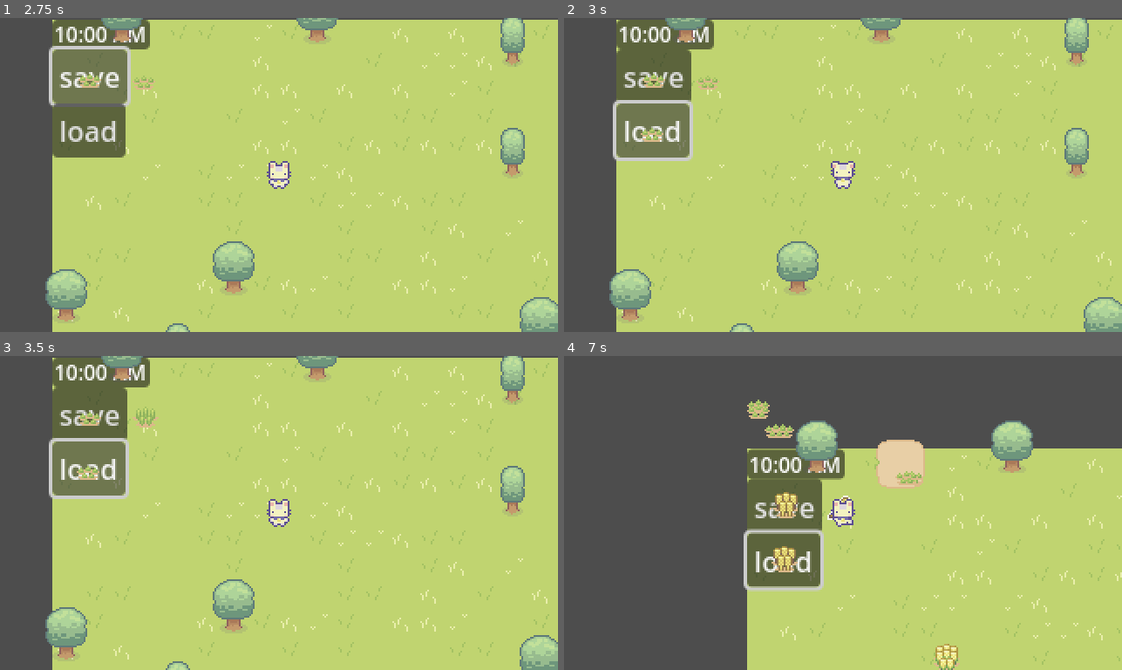
Above: before the commit, frames 1-4 (two rows, left to right).
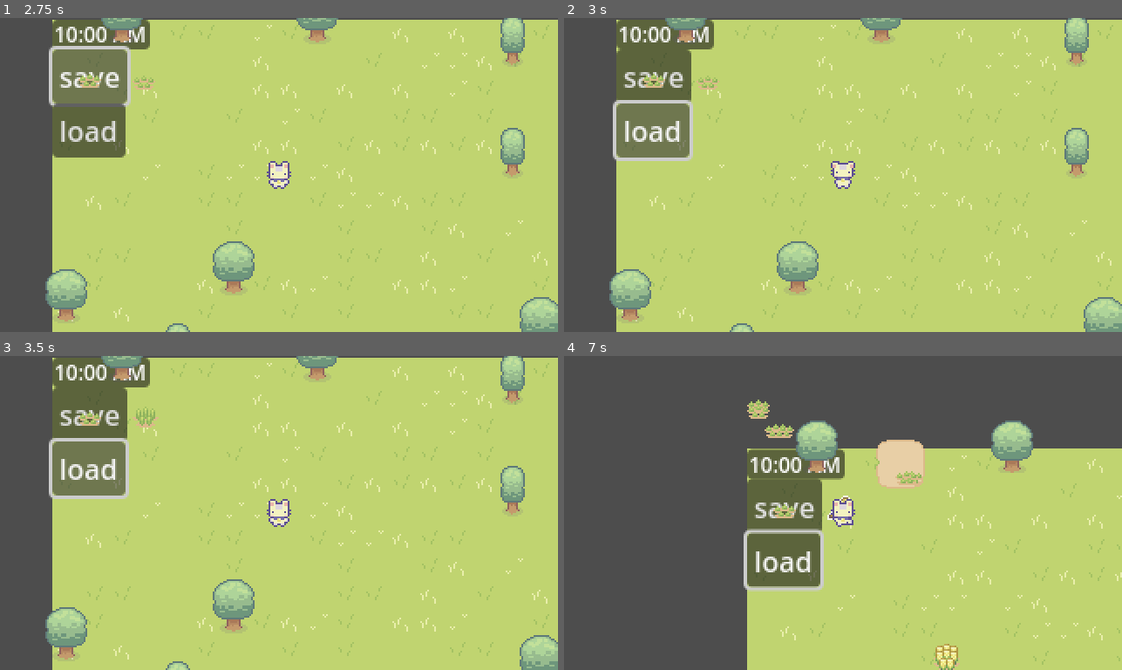
Above: after the commit, the same moments.

Repository: egd3025/everbloom
Game: Godot game, scene res://start_menu.tscn
Two runs of this game, one before a commit and one after it. Both use one fixed random seed, a clock stepped at 60 frames per second and the inputs below.
Inputs (mouse positions are in pixels of both pictures, inside the frame that each line leads up to):
- Up to frame 1 (2.75 s): click "Start" at 0.5 s; click "Start World" at 1.25 s; click "save" at 2 s
- Up to frame 2 (3 s): click "load" at 2.75 s
- Up to frame 3 (3.5 s): no input
- Up to frame 4 (7 s): move the mouse to (815, 575) at 3.52 s; hold Up (ui_up) 3.53-5.03 s; click (815, 575) at 3.6 s; move the mouse to (1010, 560) at 4.27 s; click (1010, 560) at 4.35 s; move the mouse to (675, 465) at 5.02 s; hold C (collect) 5.03-5.78 s; hold Left (ui_left) 5.03-6.53 s; click (675, 465) at 5.3 s; move the mouse to (870, 513) at 5.77 s; tap D (till) at 5.85 s; click (870, 513) at 6.05 s; move the mouse to (759, 434) at 6.52 s; hold Down (ui_down) from 6.53 s (still down); click (759, 434) at 6.6 s

Frame 1 is identical in both runs. In frame 2, 0.1% of the frame differs, in the area x 13-18%, y 35-40%; in frame 3, 0.1%; in frame 4, 0.6%, in the area x 36-42%, y 43-69%.

Commit message:
added plants
however cannot get plants to start growing if you set the stage in code. Must figure out other way to set stage of plant

Diff:
--- a/EverBloom/Plants/Plant.gd
+++ b/EverBloom/Plants/Plant.gd
@@ -5,6 +5,7 @@
 var player_in_area = false
 # allows for the collectable version of the wheat to spawn in on command
 var wheat = preload("res://Inventory/items/wheat_collectable.tscn")
+
 
 @export var item: InvItem
 var player = null
@@ -58,3 +59,17 @@
 	# ^ takes the wheat collectable and puts it at the marker2d position
 	get_parent().add_child(wheat_instance)
 	player.collect(item)
+
+func set_stage(newStage):
+	stage = newStage
+	match stage:
+		1:
+			plant.frame = 1
+		2:
+			plant.frame = 2
+		3:
+			plant.frame = 3
+		4:
+			plant.frame = 4
+		5:
+			plant.frame = 5
--- a/EverBloom/World/Panel.gd
+++ b/EverBloom/World/Panel.gd
@@ -1,7 +1,8 @@
 extends Panel
 @onready var player = $"../player"
 @onready var floor = $"../Floor"
-
+@onready var world = $".."
+const plant = preload("res://Plants/Plant.tscn")
 var time_index = 0
 var times = ["10:00 AM", "12:00 PM", "02:00 PM", "04:00 PM", "06:00 PM"]
 var time_accumulator = 0
@@ -11,6 +12,7 @@
 var DayCycle_Label: Label
 var save_pathPlayer = "user://variable.save"
 var save_tileMap = "user://map.json"
+var save_Plants = "user://plants.json"
 
 
 func _ready():
@@ -41,12 +43,14 @@
 func _on_save_pressed():
 	savePlayer()
 	saveTileMap()
+	savePlants()
 	print("GAME SAVED")
 
 
 func _on_load_pressed():
 	load_game()
 	load_Map()
+	loadPlants()
 	print("GAME LOADED")
 
 
@@ -67,6 +71,42 @@
 	var file = FileAccess.open(save_pathPlayer, FileAccess.WRITE)
 	file.store_var(player.position.x)
 	file.store_var(player.position.y)
+
+
+func savePlants():
+	var file = FileAccess.open(save_Plants, FileAccess.WRITE)
+	var data = {}
+	data["plants"] = []
+	for plant in get_tree().get_nodes_in_group("Plants"):
+		var stage = plant.stage
+		data["plants"].append({"x": plant.position.x, "y": plant.position.y, "stage": stage})
+
+	file.store_line(JSON.stringify(data))
+
+func loadPlants():
+	for plant in get_tree().get_nodes_in_group("Plants"):
+		plant.queue_free()
+
+
+	var file = FileAccess.open(save_Plants, FileAccess.READ)
+	var data = JSON.parse_string(file.get_line())
+	print(data)
+	for tile_data in data["plants"]:
+		var x = tile_data["x"]
+		var y = tile_data["y"]
+		var stage = tile_data["stage"]
+		print(stage)
+		var plant1 = plant.instantiate()
+		plant1.position.x = x
+		plant1.position.y = y
+		plant1.set_stage(stage)
+		plant1.add_to_group("Plants")
+		world.add_child(plant1)
+
+
+
+
+
 
 func load_game():
 	if FileAccess.file_exists(save_pathPlayer):
@@ -92,3 +132,8 @@
 		var tileSource = tile_data["tileSource"]
 		var layer = tile_data["layer"]
 		floor.set_cell(layer, Vector2i(x,y), tileSource, Vector2i(tileAtlasX,tileAtlasY))
+
+func load_Plants():
+
+	var file = FileAccess.open(save_tileMap, FileAccess.READ)
+	var data = JSON.parse_string(file.get_line())
--- a/EverBloom/World/world.gd
+++ b/EverBloom/World/world.gd
@@ -11,6 +11,7 @@
 		var plant1 = plant.instantiate()
 		plant1.position = get_global_mouse_position()
 		world.add_child(plant1)
+		plant1.add_to_group("Plants")
 
 	if Input.is_action_just_pressed("pause"):
 		get_tree().paused = not get_tree().paused
--- a/EverBloom/World/world.tscn
+++ b/EverBloom/World/world.tscn
@@ -288,12 +288,12 @@
 [node name="Plant" parent="." groups=["Persist"] instance=ExtResource("6_sfo2u")]
 position = Vector2(53, 33)
 
-[node name="Panel" type="Panel" parent="." groups=["Persist"]]
+[node name="Saving_Time" type="Panel" parent="." groups=["Persist"]]
 offset_right = 56.0
 offset_bottom = 17.0
 script = ExtResource("8_mk3i5")
 
-[node name="DayCycle_Label" type="Label" parent="Panel" groups=["Persist"]]
+[node name="DayCycle_Label" type="Label" parent="Saving_Time" groups=["Persist"]]
 layout_mode = 0
 offset_right = 56.0
 offset_bottom = 17.0
@@ -302,19 +302,19 @@
 horizontal_alignment = 1
 vertical_alignment = 1
 
-[node name="save" type="Button" parent="Panel" groups=["Persist"]]
+[node name="save" type="Button" parent="Saving_Time" groups=["Persist"]]
 layout_mode = 0
 offset_top = 17.0
 offset_right = 8.0
 offset_bottom = 25.0
 text = "save"
 
-[node name="load" type="Button" parent="Panel" groups=["Persist"]]
+[node name="load" type="Button" parent="Saving_Time" groups=["Persist"]]
 layout_mode = 0
 offset_top = 48.0
 offset_right = 8.0
 offset_bottom = 56.0
 text = "load"
 
-[connection signal="pressed" from="Panel/save" to="Panel" method="_on_save_pressed"]
-[connection signal="pressed" from="Panel/load" to="Panel" method="_on_load_pressed"]
+[connection signal="pressed" from="Saving_Time/save" to="Saving_Time" method="_on_save_pressed"]
+[connection signal="pressed" from="Saving_Time/load" to="Saving_Time" method="_on_load_pressed"]
